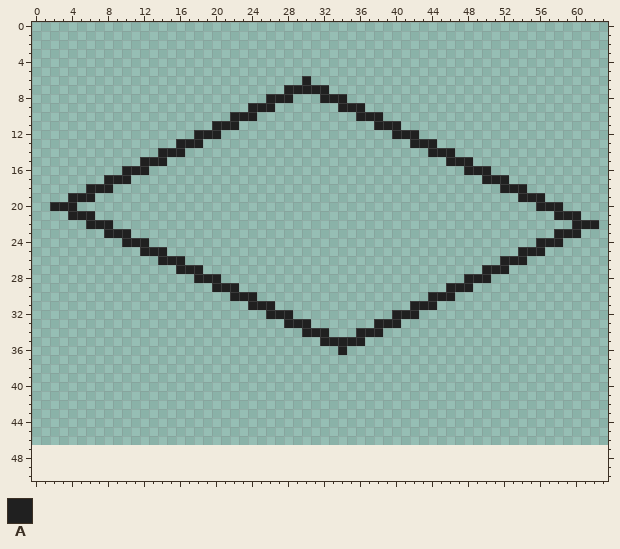
A pixel-art sprite gets an edit: industries/school/9.png. The first picture shows the starting point.
The file is 64x47 pixels. The old version is drawn lined up with the new one, on the new canvas.
Palette (. is transparent): A #202020
Pixels before (only the part around the change), first column x 0:
 0 ................................................................
 1 ................................................................
 2 ................................................................
 3 ................................................................
 4 ................................................................
 5 ................................................................
 6 ..............................A.................................
 7 ............................AAAAA...............................
 8 ..........................AAA...AAA.............................
 9 ........................AAA.......AAA...........................
10 ......................AAA...........AAA.........................
11 ....................AAA...............AAA.......................
12 ..................AAA...................AAA.....................
13 ................AAA.......................AAA...................
14 ..............AAA...........................AAA.................
15 ............AAA...............................AAA...............
16 ..........AAA...................................AAA.............
17 ........AAA.......................................AAA...........
18 ......AAA...........................................AAA.........
19 ....AAA...............................................AAA.......
20 ..AAA...................................................AAA.....
21 ....AAA...................................................AAA...
22 ......AAA...................................................AAA.
23 ........AAA...............................................AAA...
24 ..........AAA...........................................AAA.....
25 ............AAA.......................................AAA.......
26 ..............AAA...................................AAA.........
27 ................AAA...............................AAA...........
28 ..................AAA...........................AAA.............
29 ....................AAA.......................AAA...............
30 ......................AAA...................AAA.................
31 ........................AAA...............AAA...................
32 ..........................AAA...........AAA.....................
33 ............................AAA.......AAA.......................
34 ..............................AAA...AAA.........................
35 ................................AAAAA...........................
36 ..................................A.............................
37 ................................................................
38 ................................................................
39 ................................................................
40 ................................................................
41 ................................................................
42 ................................................................
43 ................................................................
44 ................................................................
45 ................................................................
46 ................................................................
47 ................................................................
48 ................................................................
49 ................................................................
50 ................................................................
And afterwards:
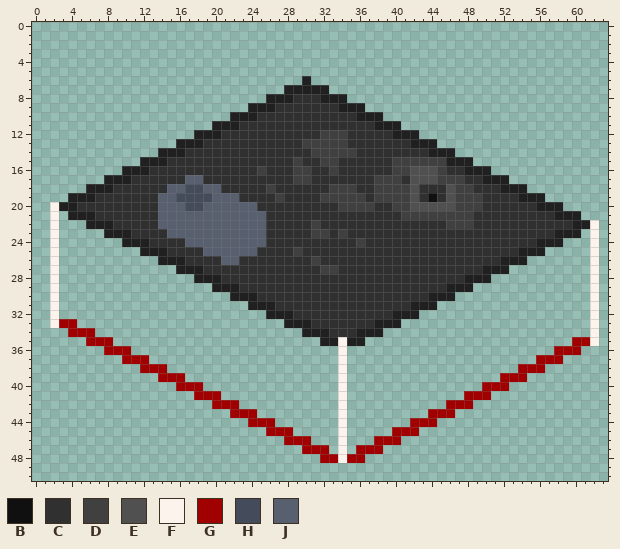
Colours new in this view: B #101010  C #303030  D #404040  E #505050  F #fcf4ec  G #a00000  H #444c5c  J #586070
The edit:
canvas 64x47 -> 64x51
The edit adds colour B in row 19 at x 44.
The edit adds colour C in row 8 at x 29 to 31; in row 9 at x 27 to 33; in row 10 at x 25 to 35; in row 11 at x 23 to 37; in row 12 at x 21 to 31 and 35 to 39; in row 13 at x 19 to 29 and 35 to 41.
The edit adds colour C in row 14 at x 17 to 30 and 36 to 43; in row 15 at x 15 to 28, 30 to 31 and 34 to 39; in row 16 at x 13 to 24, 26 to 28, 31 to 32, 34 to 39 and 46 to 47; in row 17 at x 11 to 16, 19 to 28, 31 to 37, 41 and 48 to 49; in row 18 at x 9 to 14, 21 to 25, 27 to 32, 36 to 37, 43 to 45 and 49 to 51; in row 19 at x 7 to 13, 23 to 26, 28 to 31, 37, 43, 45 and 50 to 53.
The edit adds colour C in row 20 at x 5 to 13, 25 to 33, 38 to 39 and 50 to 55; in row 21 at x 7 to 13, 26 to 40 and 49 to 57; in row 22 at x 9 to 13, 26 to 30, 32 to 45 and 49 to 59; in row 23 at x 11 to 14, 26 to 30, 33 and 35 to 57; in row 24 at x 13 to 16, 26 to 35 and 37 to 55; in row 25 at x 15 to 18, 25 to 28 and 30 to 53.
The edit adds colour C in row 26 at x 17 to 20, 23 to 30 and 32 to 51; in row 27 at x 19 to 31 and 34 to 49; in row 28 at x 21 to 47; in row 29 at x 23 to 45; in row 30 at x 25 to 43; in row 31 at x 27 to 41.
The edit adds colour C in row 32 at x 29 to 39; in row 33 at x 31 to 37; in row 34 at x 33 to 35.
The edit adds colour D in row 12 at x 32 to 34; in row 13 at x 30 to 34; in row 14 at x 31 to 35; in row 15 at x 29, 32 to 33 and 40 to 45; in row 16 at x 25, 29 to 30, 33, 40 to 41 and 45; in row 17 at x 29 to 30, 38 to 40 and 45 to 47.
The edit adds colour D in row 18 at x 26, 33 to 35, 38 to 41 and 47 to 48; in row 19 at x 27, 32 to 36, 38 to 41 and 47 to 49; in row 20 at x 34 to 37, 40 to 41 and 47 to 49; in row 21 at x 41 to 48; in row 22 at x 31 and 46 to 48; in row 23 at x 31 to 32 and 34.
The edit adds colour D in row 24 at x 36; in row 25 at x 29; in row 26 at x 31; in row 27 at x 32 to 33.
The edit adds colour E in rows 16 to 17 at x 42 to 44; in rows 18 to 19 at x 42 and 46; in row 20 at x 42 to 46.
The edit adds colour F in rows 21 to 22 at x 2; in rows 23 to 33 at x 2 and 62; in rows 34 to 35 at x 62; in rows 37 to 48 at x 34.
Colour A gives way to colour F in row 20 at x 2; in row 22 at x 62; in rows 35 to 36 at x 34.
The edit adds colour G in row 33 at x 3 to 4; in row 34 at x 4 to 6; in row 35 at x 6 to 8 and 60 to 61; in row 36 at x 8 to 10 and 58 to 60; in row 37 at x 10 to 12 and 56 to 58; in row 38 at x 12 to 14 and 54 to 56.
The edit adds colour G in row 39 at x 14 to 16 and 52 to 54; in row 40 at x 16 to 18 and 50 to 52; in row 41 at x 18 to 20 and 48 to 50; in row 42 at x 20 to 22 and 46 to 48; in row 43 at x 22 to 24 and 44 to 46; in row 44 at x 24 to 26 and 42 to 44.
The edit adds colour G in row 45 at x 26 to 28 and 40 to 42; in row 46 at x 28 to 30 and 38 to 40; in row 47 at x 30 to 32 and 36 to 38; in row 48 at x 32 to 33 and 35 to 36.
The edit adds colour H in row 18 at x 17 to 18; in row 19 at x 16 to 19; in row 20 at x 17 to 18.
The edit adds colour J in row 17 at x 17 to 18; in row 18 at x 15 to 16 and 19 to 20; in row 19 at x 14 to 15 and 20 to 22; in row 20 at x 14 to 16 and 19 to 24; in rows 21 to 22 at x 14 to 25; in row 23 at x 15 to 25.
The edit adds colour J in row 24 at x 17 to 25; in row 25 at x 19 to 24; in row 26 at x 21 to 22.
Boxes around the changes in both pictures, in picture pixels (x1, y1, x2, y2):
changed: (50, 94, 599, 463)
